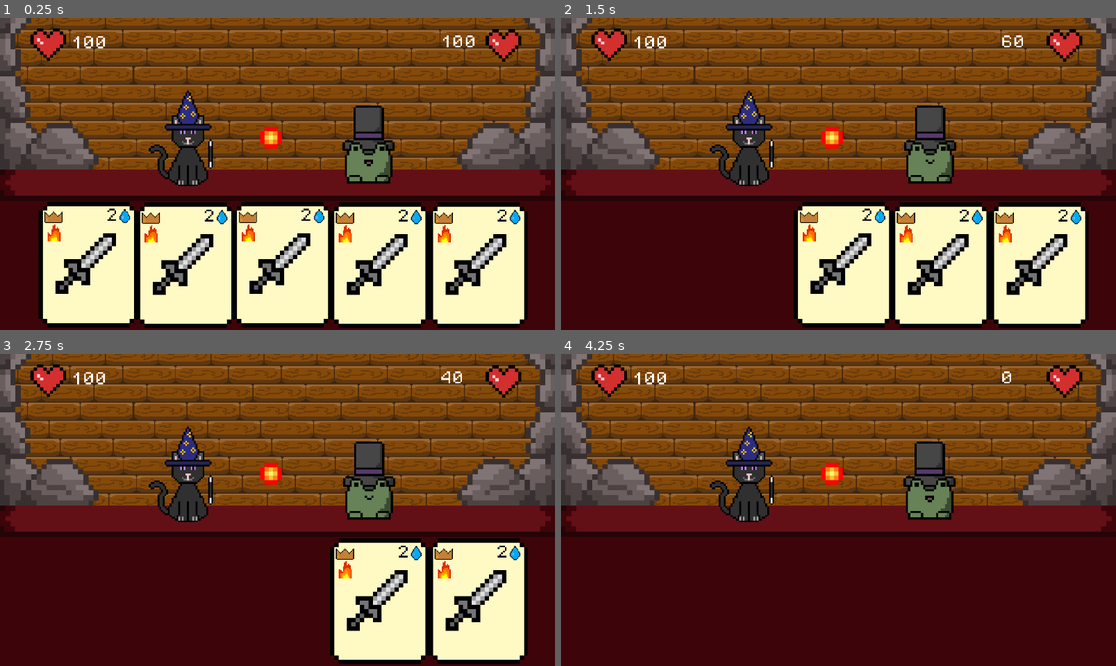
Above: before the commit, frames 1-4 (two rows, left to right).
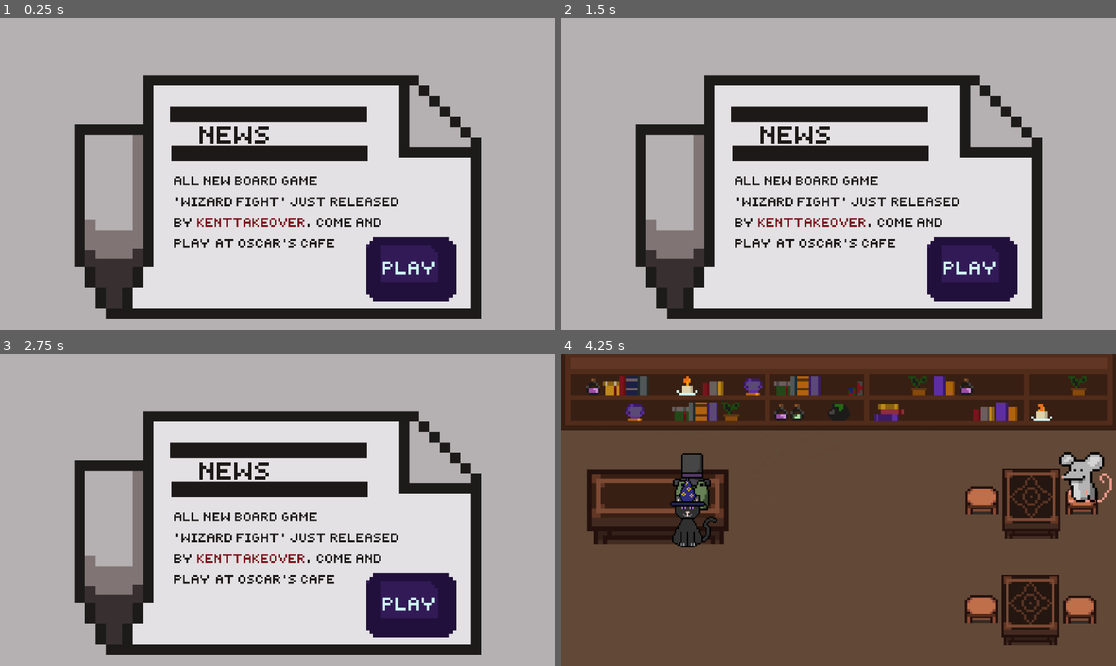
Above: after the commit, the same moments.

Repository: Court-of-Ender/Wizard-Fight
Game: Godot game, scene res://Scenes/Newspaper.tscn
Two runs of this game, one before a commit and one after it. Both use one fixed random seed, a clock stepped at 60 frames per second and the inputs below. Before the commit the project starts from res://Scenes/combat_scene.tscn.
Inputs (mouse positions are in pixels of both pictures, inside the frame that each line leads up to):
- Up to frame 1 (0.25 s): no input
- Up to frame 2 (1.5 s): tap Enter at 0.5 s; move the mouse to (649, 264) at 0.52 s; hold D (move_right) 0.53-1.28 s; click (649, 264) at 0.67 s; move the mouse to (749, 264) at 1.27 s; hold S (move_down) from 1.28 s (still down); click (749, 264) at 1.42 s
- Up to frame 3 (2.75 s): move the mouse to (283, 600) at 2.02 s; release S (move_down) at 2.03 s; hold D (move_right) from 2.03 s (still down); click (283, 600) at 2.17 s
- Up to frame 4 (4.25 s): move the mouse to (943, 600) at 2.77 s; release D (move_right) at 2.78 s; hold W (move_up) 2.78-3.53 s; click (943, 600) at 2.92 s; move the mouse to (1038, 600) at 3.52 s; hold A (move_left) from 3.53 s (still down); click (1038, 600) at 3.67 s

The runs differ from the first frame. In frame 1, 99% of the frame differs, in the area x 0-100%, y 0-100%; in frame 2, 99%; in frame 3, 99%; in frame 4, 95%.
Error before the commit: Trying to assign value of type 'Area2D' to a variable of type 'CharacterBody2D'. (res://Scripts/Cards.gd:7)

Commit message:
Fixed Bugs

Diff:
--- a/game-jam-2025/Scenes/combat_scene.tscn
+++ b/game-jam-2025/Scenes/combat_scene.tscn
@@ -90,3 +90,4 @@
 
 [node name="CharacterBody2D2" parent="." instance=ExtResource("9_cy4jt")]
 position = Vector2(-8, -39)
+script = null
--- a/game-jam-2025/Scripts/Cards.gd
+++ b/game-jam-2025/Scripts/Cards.gd
@@ -4,7 +4,7 @@
 var original_position: Vector2
 var nodepos: int = -1
 @onready var node_2d: Node2D = $"../.."
-@onready var Fireball: CharacterBody2D = $"."
+#@onready var Fireball: CharacterBody2D = $"."
 @onready var Character: AnimatedSprite2D = $AnimatedSprite2D
 
 func _ready():
@@ -26,9 +26,9 @@
 
 func Attack():
 	Global.EnemyHealth -= 20
-	Character.Castinganim()
-	Fireball.Animation()
-	print(Global.EnemyHealth)
+	#Character.Castinganim()
+	#Fireball.Animation()
+	#print(Global.EnemyHealth)
 
 func _on_input_event(viewport, event, shape_idx):
 	if event is InputEventMouseButton and event.pressed and event.button_index == MOUSE_BUTTON_LEFT:
--- a/game-jam-2025/Scripts/PlayerStool.gd
+++ b/game-jam-2025/Scripts/PlayerStool.gd
@@ -1,7 +1,9 @@
 extends Area2D
 
-
+func goCombat():
+	get_tree().change_scene_to_file("res://Scenes/combat_scene.tscn")
 
 func _on_body_entered(body):
 	print("Go to Battle system")
-	get_tree().change_scene_to_file("res://Scenes/combat_scene.tscn")
+	goCombat()
+	#get_tree().change_scene_to_file("res://Scenes/combat_scene.tscn")
--- a/game-jam-2025/project.godot
+++ b/game-jam-2025/project.godot
@@ -11,7 +11,7 @@
 [application]
 
 config/name="GameJam2025"
-run/main_scene="uid://egryvynau8fs"
+run/main_scene="uid://ys6xqvfqkpr0"
 config/features=PackedStringArray("4.5", "GL Compatibility")
 config/icon="res://icon.svg"
 
